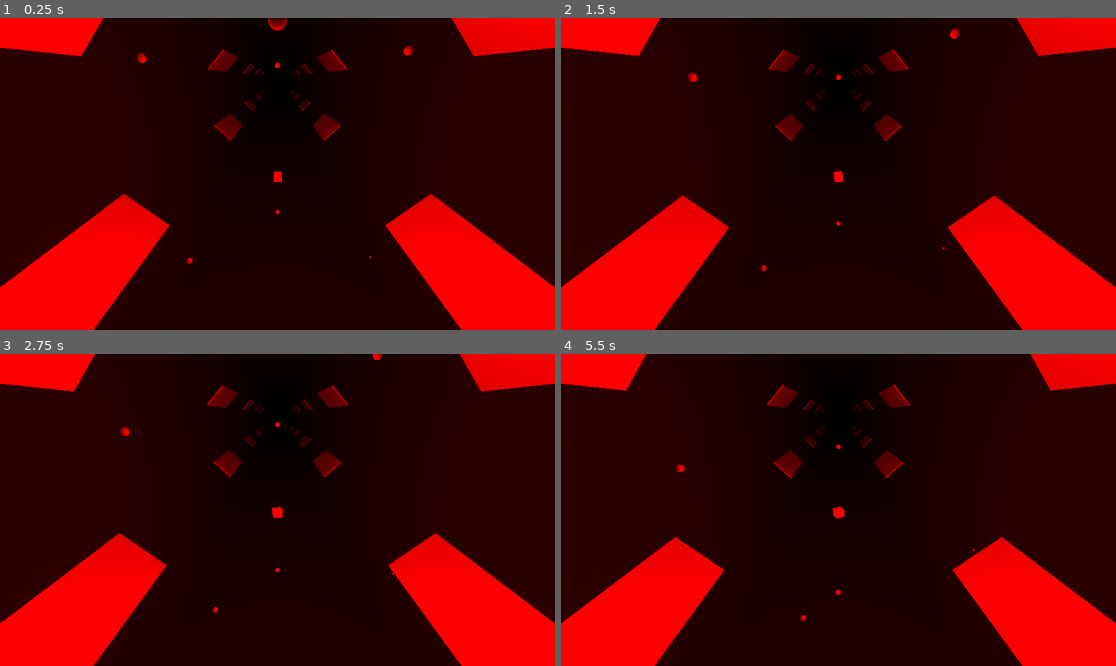
Above: before the commit, frames 1-4 (two rows, left to right).
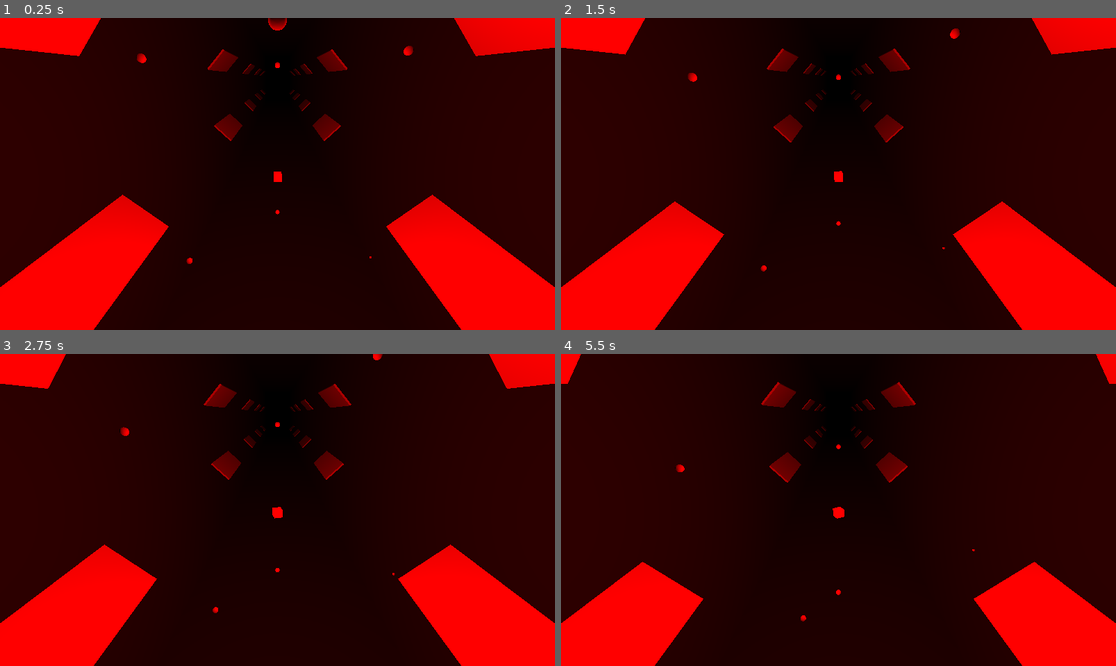
Above: after the commit, the same moments.

Repository: Flute-Gamer/CaminhoTelematico
Game: Godot game, scene res://world.tscn
Same seed, same stepped clock (60 frames per second), same inputs: the game is played once before the commit and once after it.
Inputs:
- Up to frame 1 (0.25 s): no input
- Up to frame 2 (1.5 s): no input
- Up to frame 3 (2.75 s): no input
- Up to frame 4 (5.5 s): no input

The runs differ from the first frame. In frame 1, 0.2% of the frame differs, in the area x 14-86%, y 0-67%; in frame 2, 1.5%; in frame 3, 2.8%; in frame 4, 5.9%, in the area x 1-99%, y 0-79%.

Commit message:
SpeedArray only in Pai node. Removed unused script

Diff:
--- a/balls_omni_ligh.gd
+++ /dev/null
@@ -1,128 +0,0 @@
-extends OmniLight3D
-
-#variaveis pra girar
-const MAX_SAMPLES: int = 10
-var grandParent
-var angle
-var radius
-var speed = 0.01
-var globalZ = 0
-var volume_samples: Array = []
-var speedArray: Array = []
-var index: int = 0
-var momentspeed: float
-const array_size = 1500
-
-#variaveis pra luz
-var record_live_index: int
-var record_bus_index
-var spectrum
-@export var minFreq = 20.0
-@export var maxFreq = 5000.0
-var bands = 7
-var factor
-var magnitude = []
-
-# Called when the node enters the scene tree for the first time.
-func _ready() -> void:
-	#ready para girar
-	grandParent = get_parent().get_parent()
-	var offset = global_position - grandParent.global_position
-	radius = offset.length()
-
-	if global_position.z == 0:
-		angle = atan2(offset.y, offset.x)
-	else:
-		globalZ = 1
-		angle = atan2(offset.y, offset.z)
-
-	speedArray.resize(array_size)
-	for i in range(speedArray.size()):
-		speedArray[i] = 0.1
-
-	#ready para luz
-	randomize()
-	magnitude.resize(bands)
-	record_live_index = AudioServer.get_bus_index('Record')
-	spectrum = AudioServer.get_bus_effect_instance(record_live_index, 1)
-	factor = pow(maxFreq/minFreq, 1.0/bands)
-	color()
-
-# Called every frame. 'delta' is the elapsed time since the previous frame.
-func _process(delta: float) -> void:
-	var sample = db_to_linear(AudioServer.get_bus_peak_volume_left_db(record_live_index, 0))
-	volume_samples.push_front(sample)
-	if volume_samples.size() > MAX_SAMPLES:
-		volume_samples.pop_back()
-	var sample_avg = average_array(volume_samples)
-
-	momentspeed = sample_avg * 10
-	controlSpeed(momentspeed)
-	speed = average_array(speedArray)
-	if speed < 0.05:
-		speed = 0.05
-
-	angle += speed * delta
-
-	if globalZ == 0:
-		var new_x = -cos(angle) * radius
-		var new_y = sin(angle) * radius
-		global_position = grandParent.global_position + Vector3(new_x, new_y, 0)
-	else:
-		var new_y = -cos(angle) * radius
-		var new_z = sin(angle) * radius
-		global_position = grandParent.global_position + Vector3(0, new_y, new_z)
-
-	##print(magnitude)
-	##var energy = magnitude.length()
-	##light_energy = energy * 10.0
-
-func color():
-	for i in range(bands):
-		var aud = spectrum.get_magnitude_for_frequency_range(minFreq*pow(factor, i), minFreq*pow(factor, i+1))
-		magnitude[i] = (aud.x + aud.y)/2
-	var index_color = maxIndex(magnitude)
-	if index_color == 0:
-		self.light_color = Color(1, 0, 0)
-	elif index_color == 1:
-		self.light_color = Color(1, 0.5, 0)
-	elif index_color == 2:
-		self.light_color = Color(1, 1, 0)
-	elif index_color == 3:
-		self.light_color = Color(0, 1, 0)
-	elif index_color == 4:
-		self.light_color = Color(0.0, 0.7,1)
-	elif index_color == 5:
-		self.light_color = Color(0, 0, 1)
-	else:
-		self.light_color = Color(0.56, 0, 1)
-
-	var waitTime = randf_range(0.5, 5.0)
-	await get_tree().create_timer(waitTime).timeout
-	color()
-
-	return
-
-func controlSpeed(momspeed: float):
-	if (index < array_size):
-		pass
-	else:
-		index = 0
-	speedArray[index] = momspeed
-	index = index + 1
-	return
-
-func maxIndex(arr):
-	var maxindex = 0
-	for i in range (1, arr.size()):
-		if arr[i] > arr[maxindex]:
-			maxindex = i
-	return maxindex
-
-
-func average_array(arr: Array) -> float:
-	var avg = 0.0
-	for i in range(arr.size()):
-		avg += arr[i]
-	avg /= arr.size()
-	return avg
--- a/camera.gd
+++ /dev/null
@@ -1,12 +0,0 @@
-extends Camera3D
-@export var target: Node3D
-@export var offset = Vector3()
-
-# Called when the node enters the scene tree for the first time.
-func _ready() -> void:
-	pass # Replace with function body.
-
-
-# Called every frame. 'delta' is the elapsed time since the previous frame.
-func _process(_delta: float) -> void:
-	pass
--- a/cube.gd
+++ /dev/null
@@ -1,63 +0,0 @@
-extends MeshInstance3D
-var speed = 0.02
-var record_live_index: int
-var volume_samples: Array = []
-var speedArray: Array = []
-var index: int = 0
-var momentspeed: float
-const array_size = 1500
-const MAX_SAMPLES: int = 10
-
-# Called when the node enters the scene tree for the first time.
-func _ready() -> void:
-	record_live_index = AudioServer.get_bus_index('Record')
-	speedArray.resize(array_size)
-	for i in range(speedArray.size()):
-		speedArray[i] = 0.1
-
-
-# Called every frame. 'delta' is the elapsed time since the previous frame.
-func _process(delta: float) -> void:
-	var sample = db_to_linear(AudioServer.get_bus_peak_volume_left_db(record_live_index, 0))
-	volume_samples.push_front(sample)
-	if volume_samples.size() > MAX_SAMPLES:
-		volume_samples.pop_back()
-	var sample_avg = average_array(volume_samples)
-
-	momentspeed = sample_avg * 10
-	controlSpeed(momentspeed)
-
-	speed = average_array(speedArray)
-
-	if speed < 0.1:
-		speed = 0.1
-	scale = Vector3(speed*0.2, speed*0.2, speed*0.2)
-	if scale < Vector3(0.15, 0.15, 0.15):
-		scale = Vector3(0.15, 0.15, 0.15)
-
-	rotation.y += speed * delta
-
-func controlSpeed(momspeed: float):
-	if (index < array_size):
-		pass
-	else:
-		index = 0
-	speedArray[index] = momspeed
-	index = index + 1
-	return
-
-
-func maxIndex(arr):
-	var maxindex = 0
-	for i in range (1, arr.size()):
-		if arr[i] > arr[maxindex]:
-			maxindex = i
-	return maxindex
-
-
-func average_array(arr: Array) -> float:
-	var avg = 0.0
-	for i in range(arr.size()):
-		avg += arr[i]
-	avg /= arr.size()
-	return avg
--- a/movement_omni_light_3d.gd
+++ /dev/null
@@ -1,99 +0,0 @@
-extends OmniLight3D
-
-#variaveis pra andar
-const MAX_SAMPLES: int = 10
-var grandParent
-@export var speed = 0.5
-var volume_samples: Array = []
-var initialX = 60
-@export var rotationspeed = 2
-
-#variaveis pra luz
-var record_live_index: int
-var record_bus_index
-var spectrum
-@export var minFreq = 20.0
-@export var maxFreq = 5000.0
-var bands = 7
-var factor
-var magnitude = []
-
-# Called when the node enters the scene tree for the first time.
-func _ready() -> void:
-	#ready para andar
-	grandParent = get_parent().get_parent().get_parent()
-	visible = false
-
-	#ready para luz
-	randomize()
-	magnitude.resize(bands)
-	record_live_index = AudioServer.get_bus_index('Record')
-	spectrum = AudioServer.get_bus_effect_instance(record_live_index, 1)
-	factor = pow(maxFreq/minFreq, 1.0/bands)
-	color()
-
-# Called every frame. 'delta' is the elapsed time since the previous frame.
-func _process(delta: float) -> void:
-
-	if position.x < -20:
-		position.x = initialX
-
-	if position.x > 50:
-		visible = false
-	else:
-		visible = true
-
-	var sample = db_to_linear(AudioServer.get_bus_peak_volume_left_db(record_live_index, 0))
-	volume_samples.push_front(sample)
-	if volume_samples.size() > MAX_SAMPLES:
-		volume_samples.pop_back()
-	var sample_avg = average_array(volume_samples)
-	if speed < 0.1:
-		rotationspeed += 0.1
-		speed = 0.1
-	else:
-		speed = sample_avg * 10
-		rotationspeed = sample_avg * 10
-	position.x += -speed * delta
-	rotation.y += rotationspeed * delta
-
-func color():
-	for i in range(bands):
-		var aud = spectrum.get_magnitude_for_frequency_range(minFreq*pow(factor, i), minFreq*pow(factor, i+1))
-		magnitude[i] = (aud.x + aud.y)/2
-	var index = maxIndex(magnitude)
-	if index == 0:
-		self.light_color = Color(1, 0, 0)
-	elif index == 1:
-		self.light_color = Color(1, 0.5, 0)
-	elif index == 2:
-		self.light_color = Color(1, 1, 0)
-	elif index == 3:
-		self.light_color = Color(0, 1, 0)
-	elif index == 4:
-		self.light_color = Color(0.0, 0.7,1)
-	elif index == 5:
-		self.light_color = Color(0, 0, 1)
-	else:
-		self.light_color = Color(0.56, 0, 1)
-
-	var waitTime = randf_range(0.5, 5.0)
-	await get_tree().create_timer(waitTime).timeout
-	color()
-
-	return
-
-func maxIndex(arr):
-	var maxindex = 0
-	for i in range (1, arr.size()):
-		if arr[i] > arr[maxindex]:
-			maxindex = i
-	return maxindex
-
-
-func average_array(arr: Array) -> float:
-	var avg = 0.0
-	for i in range(arr.size()):
-		avg += arr[i]
-	avg /= arr.size()
-	return avg
--- a/movingwall.gd
+++ /dev/null
@@ -1,85 +0,0 @@
-extends MeshInstance3D
-
-#variaveis pra andar
-const MAX_SAMPLES: int = 10
-var grandParent
-var speed = 0.5
-var volume_samples: Array = []
-var initialX = 100
-var speedArray: Array = []
-var index: int = 0
-var momentspeed: float
-const array_size = 1500
-
-#variaveis pra luz
-var record_live_index: int
-var record_bus_index
-var spectrum
-@export var minFreq = 20.0
-@export var maxFreq = 5000.0
-var bands = 7
-var factor
-var magnitude = []
-
-# Called when the node enters the scene tree for the first time.
-func _ready() -> void:
-	#ready para andar
-	grandParent = get_parent().get_parent().get_parent()
-	visible = false
-
-	record_live_index = AudioServer.get_bus_index('Record')
-
-	speedArray.resize(array_size)
-	for i in range(speedArray.size()):
-		speedArray[i] = 0.1
-
-# Called every frame. 'delta' is the elapsed time since the previous frame.
-func _process(delta: float) -> void:
-
-	if position.x < -20:
-		position.x = initialX
-
-	if position.x > 85:
-		visible = false
-	else:
-		visible = true
-
-	var sample = db_to_linear(AudioServer.get_bus_peak_volume_left_db(record_live_index, 0))
-	volume_samples.push_front(sample)
-	if volume_samples.size() > MAX_SAMPLES:
-		volume_samples.pop_back()
-
-	var sample_avg = average_array(volume_samples)
-
-	momentspeed = sample_avg * 10
-	controlSpeed(momentspeed)
-	speed = average_array(speedArray)
-
-	if speed < 0.1:
-		speed = 0.1
-
-	position.x += -speed * delta
-
-func controlSpeed(momspeed: float):
-	if (index < array_size):
-		pass
-	else:
-		index = 0
-	speedArray[index] = momspeed
-	index = index + 1
-	return
-
-func maxIndex(arr):
-	var maxindex = 0
-	for i in range (1, arr.size()):
-		if arr[i] > arr[maxindex]:
-			maxindex = i
-	return maxindex
-
-
-func average_array(arr: Array) -> float:
-	var avg = 0.0
-	for i in range(arr.size()):
-		avg += arr[i]
-	avg /= arr.size()
-	return avg
--- a/pai.gd
+++ /dev/null
@@ -1,12 +0,0 @@
-extends Node3D
-@export var speed = 2
-
-# Called when the node enters the scene tree for the first time.
-func _ready() -> void:
-	pass # Replace with function body.
-
-
-# Called every frame. 'delta' is the elapsed time since the previous frame.
-func _process(_delta: float) -> void:
-	##position.x += speed * delta
-	pass
--- a/omni_light_3d.gd
+++ b/scripts/balls_omni_ligh.gd
@@ -1,17 +1,20 @@
 extends OmniLight3D
 
 #variaveis pra girar
+const MAX_SAMPLES: int = 10
 var grandParent
 var angle
 var radius
-var speed = 2
+var speed = 0.01
+var globalZ = 0
+var volume_samples: Array = []
 
 #variaveis pra luz
 var record_live_index: int
 var record_bus_index
 var spectrum
-var minFreq = 20.0
-var maxFreq = 3000.0
+@export var minFreq = 20.0
+@export var maxFreq = 5000.0
 var bands = 7
 var factor
 var magnitude = []
@@ -22,7 +25,12 @@
 	grandParent = get_parent().get_parent()
 	var offset = global_position - grandParent.global_position
 	radius = offset.length()
-	angle = atan2(offset.y, offset.z)
+
+	if global_position.z == 0:
+		angle = atan2(offset.y, offset.x)
+	else:
+		globalZ = 1
+		angle = atan2(offset.y, offset.z)
 
 	#ready para luz
 	randomize()
@@ -34,31 +42,44 @@
 
 # Called every frame. 'delta' is the elapsed time since the previous frame.
 func _process(delta: float) -> void:
+	var sample = db_to_linear(AudioServer.get_bus_peak_volume_left_db(record_live_index, 0))
+	volume_samples.push_front(sample)
+	if volume_samples.size() > MAX_SAMPLES:
+		volume_samples.pop_back()
+	var sample_avg = average_array(volume_samples)
+
+	speed = grandParent.speed
+
+	if speed < 0.05:
+		speed = 0.05
+
 	angle += speed * delta
-	var new_y = -cos(angle) * radius
-	var new_z = sin(angle) * radius
-	global_position = grandParent.global_position + Vector3(0, new_y, new_z)
 
-	##print(magnitude)
-	##var energy = magnitude.length()
-	##light_energy = energy * 10.0
+	if globalZ == 0:
+		var new_x = -cos(angle) * radius
+		var new_y = sin(angle) * radius
+		global_position = grandParent.global_position + Vector3(new_x, new_y, 0)
+	else:
+		var new_y = -cos(angle) * radius
+		var new_z = sin(angle) * radius
+		global_position = grandParent.global_position + Vector3(0, new_y, new_z)
 
 func color():
 	for i in range(bands):
 		var aud = spectrum.get_magnitude_for_frequency_range(minFreq*pow(factor, i), minFreq*pow(factor, i+1))
 		magnitude[i] = (aud.x + aud.y)/2
-	var index = maxIndex(magnitude)
-	if index == 0:
+	var index_color = maxIndex(magnitude)
+	if index_color == 0:
 		self.light_color = Color(1, 0, 0)
-	elif index == 1:
+	elif index_color == 1:
 		self.light_color = Color(1, 0.5, 0)
-	elif index == 2:
+	elif index_color == 2:
 		self.light_color = Color(1, 1, 0)
-	elif index == 3:
+	elif index_color == 3:
 		self.light_color = Color(0, 1, 0)
-	elif index == 4:
+	elif index_color == 4:
 		self.light_color = Color(0.0, 0.7,1)
-	elif index == 5:
+	elif index_color == 5:
 		self.light_color = Color(0, 0, 1)
 	else:
 		self.light_color = Color(0.56, 0, 1)
@@ -75,3 +96,11 @@
 		if arr[i] > arr[maxindex]:
 			maxindex = i
 	return maxindex
+
+
+func average_array(arr: Array) -> float:
+	var avg = 0.0
+	for i in range(arr.size()):
+		avg += arr[i]
+	avg /= arr.size()
+	return avg
--- /dev/null
+++ b/scripts/cube.gd
@@ -0,0 +1,18 @@
+extends MeshInstance3D
+var speed = 0.02
+var Parent
+
+func _ready() -> void:
+	Parent = get_parent()
+
+func _process(delta: float) -> void:
+
+	speed = Parent.speed
+
+	if speed < 0.1:
+		speed = 0.1
+	rotation.y += speed * delta
+
+	scale = Vector3(speed*0.2, speed*0.2, speed*0.2)
+	if scale < Vector3(0.15, 0.15, 0.15):
+		scale = Vector3(0.15, 0.15, 0.15)
--- /dev/null
+++ b/scripts/movingwall.gd
@@ -0,0 +1,26 @@
+extends MeshInstance3D
+
+var grandParent
+var speed = 0.5
+var initialX = 100
+const array_size = 1500
+
+func _ready() -> void:
+	#ready para andar
+	grandParent = get_parent().get_parent()
+	visible = false
+
+func _process(delta: float) -> void:
+	if position.x < -20:
+		position.x = initialX
+	if position.x > 85:
+		visible = false
+	else:
+		visible = true
+
+	speed = grandParent.speed * 4
+
+	if speed < 0.1:
+		speed = 0.1
+
+	position.x += -speed * delta
--- a/mesh_instance_3d.gd
+++ b/scripts/pai.gd
@@ -1,35 +1,40 @@
-extends MeshInstance3D
+extends Node3D
 var speed = 0.02
 var record_live_index: int
 var volume_samples: Array = []
+var speedArray: Array = []
+var index: int = 0
+var momentspeed: float
+const array_size = 1500
 const MAX_SAMPLES: int = 10
+
 # Called when the node enters the scene tree for the first time.
 func _ready() -> void:
 	record_live_index = AudioServer.get_bus_index('Record')
-	pass # Replace with function body.
-
+	speedArray.resize(array_size)
+	for i in range(speedArray.size()):
+		speedArray[i] = 0.1
 
 # Called every frame. 'delta' is the elapsed time since the previous frame.
-func _process(delta: float) -> void:
+func _process(_delta: float) -> void:
 	var sample = db_to_linear(AudioServer.get_bus_peak_volume_left_db(record_live_index, 0))
 	volume_samples.push_front(sample)
 	if volume_samples.size() > MAX_SAMPLES:
 		volume_samples.pop_back()
 	var sample_avg = average_array(volume_samples)
 
-	speed = sample_avg * 3
-	if speed < 0.025:
-		speed = 0.025
-	rotation.y += speed * delta
-	pass
+	momentspeed = sample_avg * 10
+	controlSpeed(momentspeed)
+	speed = average_array(speedArray)
 
-func maxIndex(arr):
-	var maxindex = 0
-	for i in range (1, arr.size()):
-		if arr[i] > arr[maxindex]:
-			maxindex = i
-	return maxindex
-
+func controlSpeed(momspeed: float):
+	if (index < array_size):
+		pass
+	else:
+		index = 0
+	speedArray[index] = momspeed
+	index = index + 1
+	return
 
 func average_array(arr: Array) -> float:
 	var avg = 0.0
--- a/v_box_container.gd
+++ /dev/null
@@ -1,25 +0,0 @@
-extends VBoxContainer
-
-const MAX_SAMPLES: int = 10
-var record_live_index: int
-var volume_samples: Array = []
-
-func _ready() -> void:
-	record_live_index = AudioServer.get_bus_index('Record')
-
-func _process(delta: float) -> void:
-	var sample = db_to_linear(AudioServer.get_bus_peak_volume_left_db(record_live_index, 0))
-	volume_samples.push_front(sample)
-
-	if volume_samples.size() > MAX_SAMPLES:
-		volume_samples.pop_back()
-
-	var sample_avg = average_array(volume_samples)
-	#print('%sdb' % round(linear_to_db(sample_avg)))
-
-func average_array(arr: Array) -> float:
-	var avg = 0.0
-	for i in range(arr.size()):
-		avg += arr[i]
-	avg /= arr.size()
-	return avg
--- a/world.tscn
+++ b/world.tscn
@@ -1,17 +1,31 @@
 [gd_scene format=3 uid="uid://dbnfw25vsfxlk"]
 
-[ext_resource type="Script" uid="uid://cmphounixw61e" path="res://pai.gd" id="1_aqk2v"]
-[ext_resource type="Script" uid="uid://b5qi8f3ltwyhx" path="res://cube.gd" id="2_pkg7o"]
-[ext_resource type="Script" uid="uid://ceqmaxgmiwjix" path="res://camera.gd" id="2_tlwt5"]
-[ext_resource type="Script" uid="uid://bchdynwm7obo0" path="res://cameralight.gd" id="4_dwbse"]
-[ext_resource type="Script" uid="uid://b34lpb2r87l11" path="res://balls_omni_ligh.gd" id="5_dwbse"]
-[ext_resource type="Script" uid="uid://bqqfpl8dhysfe" path="res://movingwall.gd" id="7_pkg7o"]
+[ext_resource type="Script" uid="uid://cmphounixw61e" path="res://scripts/pai.gd" id="1_aqk2v"]
+[ext_resource type="Script" uid="uid://b5qi8f3ltwyhx" path="res://scripts/cube.gd" id="2_pkg7o"]
+[ext_resource type="Script" uid="uid://bchdynwm7obo0" path="res://scripts/cameralight.gd" id="4_dwbse"]
+[ext_resource type="Script" uid="uid://b34lpb2r87l11" path="res://scripts/balls_omni_ligh.gd" id="5_dwbse"]
+[ext_resource type="Script" uid="uid://bqqfpl8dhysfe" path="res://scripts/movingwall.gd" id="7_pkg7o"]
 
 [sub_resource type="StandardMaterial3D" id="StandardMaterial3D_pkg7o"]
 
 [sub_resource type="BoxMesh" id="BoxMesh_gv5m4"]
 material = SubResource("StandardMaterial3D_pkg7o")
 
+[sub_resource type="GDScript" id="GDScript_036b0"]
+script/source = "extends Camera3D
+@export var target: Node3D
+@export var offset = Vector3()
+
+# Called when the node enters the scene tree for the first time.
+func _ready() -> void:
+	pass # Replace with function body.
+
+
+# Called every frame. 'delta' is the elapsed time since the previous frame.
+func _process(_delta: float) -> void:
+	pass
+"
+
 [sub_resource type="SphereMesh" id="SphereMesh_036b0"]
 
 [sub_resource type="BoxMesh" id="BoxMesh_dwbse"]
@@ -27,7 +41,6 @@
 
 [node name="Pai" type="Node3D" parent="." unique_id=1196302755]
 script = ExtResource("1_aqk2v")
-speed = 1
 
 [node name="Cube" type="MeshInstance3D" parent="Pai" unique_id=1486488004]
 mesh = SubResource("BoxMesh_gv5m4")
@@ -36,7 +49,7 @@
 [node name="Camera" type="Camera3D" parent="Pai" unique_id=299897857]
 transform = Transform3D(-4.010784e-08, 0.39759636, -0.91756046, 1.7379488e-08, 0.91756046, 0.39759636, 1, 0, -4.371139e-08, -3.7666688, 1.6848404, 0)
 fov = 70.0
-script = ExtResource("2_tlwt5")
+script = SubResource("GDScript_036b0")
 
 [node name="OmniLight3D" type="OmniLight3D" parent="Pai/Camera" unique_id=293032254]
 transform = Transform3D(1, -1.7763568e-15, 0, 0, 0.99999994, 5.9604645e-08, 0, -5.9604645e-08, 0.99999994, 3.064129e-08, 0.17599511, 0.7009907)
Not shown, removed: camera.gd.uid
Not shown, removed: mesh_instance_3d.gd.uid
Not shown, removed: movement_omni_light_3d.gd.uid
Not shown, removed: omni_light_3d.gd.uid
Renamed: balls_omni_ligh.gd.uid -> scripts/balls_omni_ligh.gd.uid
Renamed: cameralight.gd -> scripts/cameralight.gd
Renamed: cameralight.gd.uid -> scripts/cameralight.gd.uid
Renamed: cube.gd.uid -> scripts/cube.gd.uid
Renamed: movingwall.gd.uid -> scripts/movingwall.gd.uid
Renamed: pai.gd.uid -> scripts/pai.gd.uid
Not shown, removed: v_box_container.gd.uid
